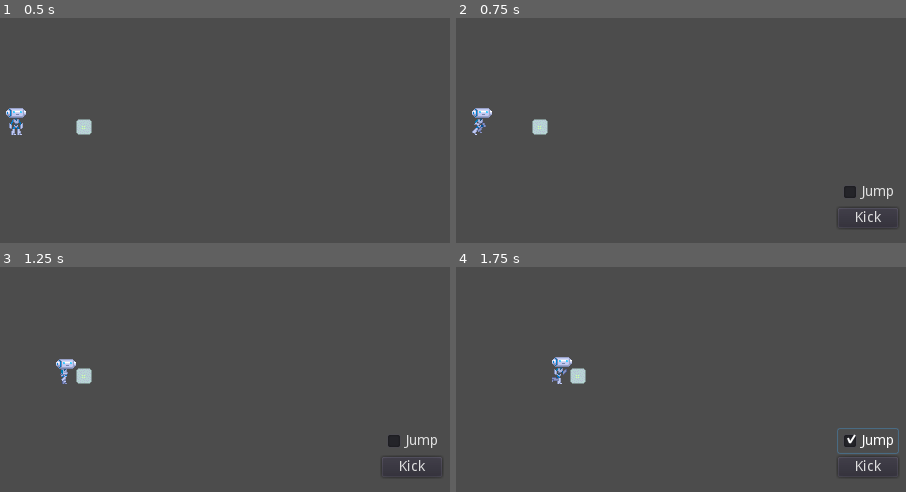
Above: before the commit, frames 1-4 (two rows, left to right).
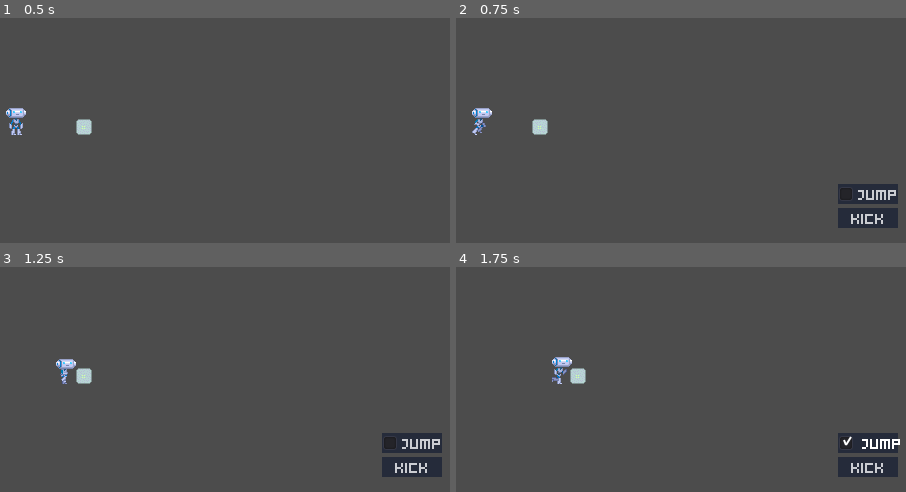
Above: after the commit, the same moments.

Repository: HexagonNico/Project-Wowie4
Game: Godot game, scene res://assets/test_scene.tscn
Two runs of this game, one before a commit and one after it. Both use one fixed random seed, a clock stepped at 60 frames per second and the inputs below.
Inputs (mouse positions are in pixels of both pictures, inside the frame that each line leads up to):
- Up to frame 1 (0.5 s): no input
- Up to frame 2 (0.75 s): move the mouse to (780, 78) at 0.52 s; click (780, 78) at 0.67 s
- Up to frame 3 (1.25 s): no input
- Up to frame 4 (1.75 s): click "Jump" at 1.25 s

Frame 1 is identical in both runs. In frame 2, 1.7% of the frame differs, in the area x 84-99%, y 73-94%; in frame 3, 1.7%; in frame 4, 1.9%, in the area x 84-99%, y 71-94%.

Commit message:
UI theme

Diff:
--- a/assets/robot/robot.tscn
+++ b/assets/robot/robot.tscn
@@ -1,7 +1,8 @@
-[gd_scene load_steps=9 format=2]
+[gd_scene load_steps=10 format=2]
 
 [ext_resource path="res://assets/robot/robot.png" type="Texture" id=1]
 [ext_resource path="res://assets/robot/robot.gd" type="Script" id=2]
+[ext_resource path="res://assets/ui/theme.tres" type="Theme" id=3]
 
 [sub_resource type="RectangleShape2D" id=7]
 extents = Vector2( 10, 14 )
@@ -146,16 +147,17 @@
 anchor_bottom = 0.95
 grow_horizontal = 0
 grow_vertical = 0
+theme = ExtResource( 3 )
 
 [node name="JumpButton" type="CheckBox" parent="PlayerUI/ActionButtons"]
 margin_right = 60.0
-margin_bottom = 24.0
+margin_bottom = 20.0
 text = "Jump"
 
 [node name="KickButton" type="Button" parent="PlayerUI/ActionButtons"]
-margin_top = 28.0
+margin_top = 24.0
 margin_right = 60.0
-margin_bottom = 48.0
+margin_bottom = 44.0
 shortcut_in_tooltip = false
 text = "Kick"
 
--- /dev/null
+++ b/assets/ui/theme.tres
@@ -0,0 +1,33 @@
+[gd_resource type="Theme" load_steps=8 format=2]
+
+[ext_resource path="res://assets/ui/font/kenney_mini_square.ttf" type="DynamicFontData" id=1]
+
+[sub_resource type="StyleBoxFlat" id=2]
+bg_color = Color( 0.180392, 0.207843, 0.278431, 1 )
+
+[sub_resource type="StyleBoxFlat" id=3]
+bg_color = Color( 0.14902, 0.172549, 0.231373, 1 )
+
+[sub_resource type="StyleBoxFlat" id=4]
+bg_color = Color( 0.14902, 0.172549, 0.231373, 1 )
+
+[sub_resource type="StyleBoxFlat" id=5]
+bg_color = Color( 0.14902, 0.172549, 0.231373, 1 )
+
+[sub_resource type="StyleBoxFlat" id=6]
+bg_color = Color( 0.14902, 0.172549, 0.231373, 1 )
+
+[sub_resource type="DynamicFont" id=1]
+font_data = ExtResource( 1 )
+
+[resource]
+default_font = SubResource( 1 )
+Button/colors/font_color = Color( 0.8, 0.807843, 0.827451, 1 )
+Button/colors/font_color_disabled = Color( 1, 1, 1, 0.301961 )
+Button/colors/font_color_hover = Color( 0.878431, 0.886275, 0.898039, 1 )
+Button/colors/font_color_pressed = Color( 0.411765, 0.611765, 0.909804, 1 )
+Button/styles/disabled = SubResource( 2 )
+Button/styles/focus = SubResource( 3 )
+Button/styles/hover = SubResource( 4 )
+Button/styles/normal = SubResource( 5 )
+Button/styles/pressed = SubResource( 6 )
Binary file added: assets/ui/font/kenney_mini_square.ttf
